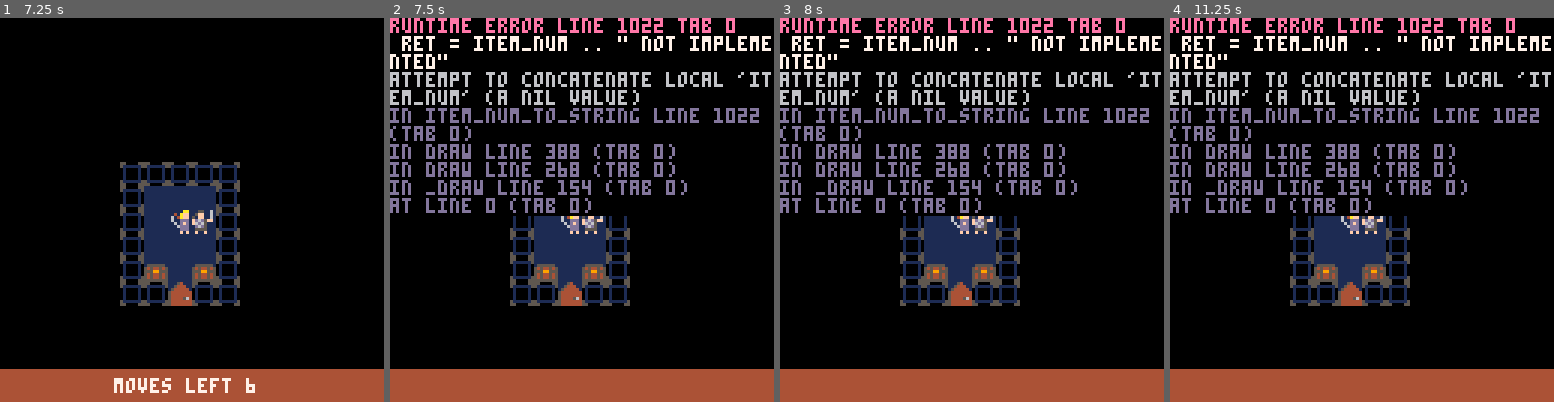
Above: before the commit, frames 1-4 (left to right).
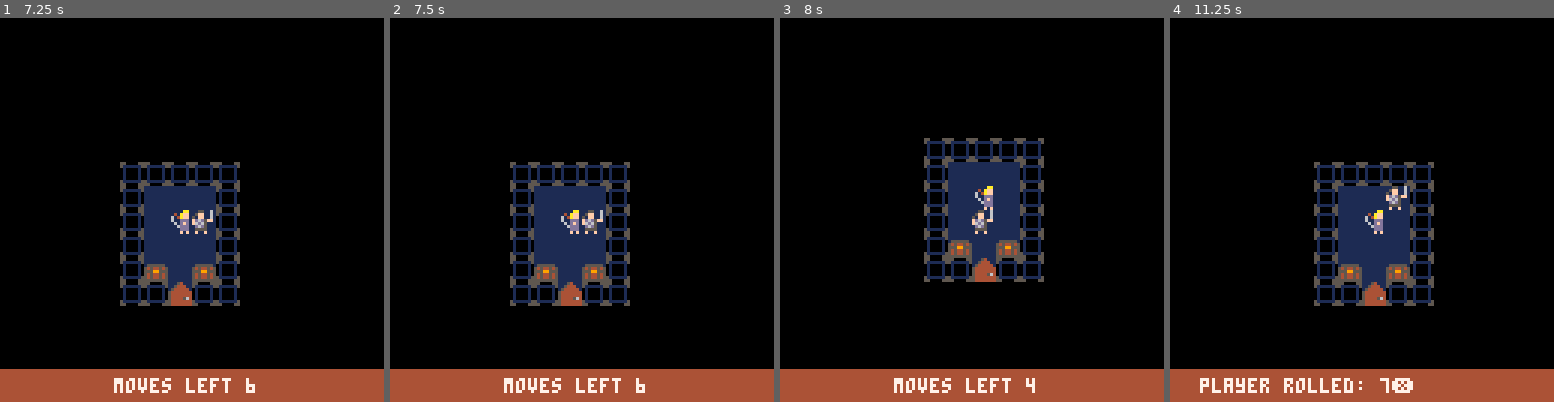
Above: after the commit, the same moments.

Repository: rad-corps/HQuest
Game: PICO-8 cartridge hq.p8
Same seed, same stepped clock (60 frames per second), same inputs: the game is played once before the commit and once after it.
Inputs:
- Up to frame 1 (7.25 s): tap O (Z key) at 0.33, 1.07, 2.22, 3.72, 5.22, 6.72 s; tap Down at 0.7 s; tap X (X key) at 1.43, 2.07, 2.82, 3.57, 4.32, 5.07, 5.82, 6.57 s; hold Up 1.97-2.63 s; hold Right 2.68-3.02 s; hold Down 3.07-3.73 s; hold Left 3.78-4.12 s; hold Up 4.17-4.5 s; hold Left 4.55-5.05 s; hold Right 5.1-5.93 s; hold Up 5.98-6.65 s; hold Right 6.7-7.03 s; hold Down from 7.08 s (still down)
- Up to frame 2 (7.5 s): keep holding Down; tap X (X key) at 7.32 s
- Up to frame 3 (8 s): release Down at 7.75 s; hold Left from 7.8 s (still down)
- Up to frame 4 (11.25 s): tap X (X key) every 0.75 s from 8.07 to 11.07 s; release Left at 8.13 s; hold Up 8.18-8.52 s; tap O (Z key) at 8.22, 9.72, 11.22 s; hold Left 8.57-9.07 s; hold Right 9.12-9.95 s; hold Up 10-10.67 s; hold Right 10.72-11.05 s; hold Down from 11.1 s (still down)

Frame 1 is identical in both runs. In frame 2, 14% of the frame differs, in the area x 0-100%, y 0-98%; in frame 3, 20%; in frame 4, 19%.
Error before the commit: runtime error line 1022 tab 0; ret = item_num .. " not implemented"; attempt to concatenate local 'item_num' (a nil value)

Commit message:
global gold, tightened give menu

Diff:
--- a/hq.p8
+++ b/hq.p8
@@ -34,10 +34,10 @@
 				{17,7}
 			},
 			chest_data = { --x,y,type,amount/strength
-				{2, 22, 2, 1},
-				{4, 22, 2, 1},
-				{22, 22, 2, 1},
-				{21, 22, 2, 1}
+				{2, 22, 2, 0},
+				{4, 22, 3, 0},
+				{22, 22, 1, 50},
+				{21, 22, 1, 100}
 			},
 			end_tile = {6,18}
 		}
@@ -110,6 +110,7 @@
 function _init()
 	app_state = main_menu_state
 	animator = 5
+	gold = 0
 	actors={}
 
 	enemy_type = {}
@@ -286,7 +287,7 @@
 		print("def: " .. p.dp, 50, 20, 7)
 		print("body: " .. p.bp, 90, 20, 7)
 		print("mind: " .. p.mp, 10, 30, 7)
-		print("gold: " .. p.g, 50, 30, 7)
+		print("shared gold: " .. gold, 50, 30, 7)
 		print("items:", 10, 40, 7)
 		local y_offset = 50
 		for it in all(p.items) do
@@ -388,7 +389,8 @@
 				restore_camera()
 				rect(en.x * 8, en.y * 8, en.x * 8 + 7, en.y * 8 + 7, animator)
 			elseif p.state == "give_menu" then
-				print(" \x8b" .. item_num_to_string(p.items[p.item_selection]) .."\x91 give\x97", 5, 120, 7)
+				print(" \x8b" .. item_num_to_string(p.items[p.item_selection]) .."\x91", 5, 120, 7)
+				print("\x97give", 97, 120, 7)
 				--get cell to hilight
 				local mt = p:get_mate()
 				restore_camera()
@@ -567,7 +569,7 @@
 
 	self.human = true
 	self.alive = true
-	self.g = 0
+	--self.g = 0
 	self.items = {}
 	self.bp = self.max_bp
 end
@@ -595,15 +597,24 @@
 end
 
 function player:do_give_menu()
-	if (btnp(5)) then
+	if (btnp(0)) then
+		self.item_selection = max(self.item_selection - 1, 1)
+	elseif (btnp(1)) then
+		self.item_selection = min(self.item_selection + 1, #self.items)
+	elseif (btnp(5)) then --assume we can only get here when already adjacent
 
 		local mate = self:get_mate()
 
 		--copy the item to our mate
 		add(mate.items, self.items[self.item_selection])
 
+		gui.add_message("given " .. item_num_to_string(self.items[self.item_selection]))
+
 		--remove the item from ourselves
 		del(self.items, self.item_selection)
+
+		self.state = "move_or_action"
+
 	end
 end
 
@@ -665,12 +676,12 @@
 					gui.add_message("you found " .. ch.amount .. " gold")
 
 					--add the contents to the player's inventory
-					self.g += ch.amount
-				elseif ch.chest_type == 2 then --item (ch.amount gives us the type)
-					--
-					gui.add_message("you found " .. item_num_to_string(ch.amount))
-
-					add(self.items, ch.amount)
+					--gold is now global
+					--self.g += ch.amount
+					gold += ch.amount
+				elseif ch.chest_type >= 2 then --item
+					gui.add_message("you found " .. item_num_to_string(ch.chest_type))
+					add(self.items, ch.chest_type)
 
 				end
 
@@ -693,7 +704,10 @@
 
 		--check surrounding location for mate. open give menu
 		if self.state != "attack_menu" and ch_opened == false and self:is_player_adjacent() == true then
-			self.state = "give_menu"
+			if #self.items >= 1 then
+				self.state = "give_menu"
+				self.item_selection = 1
+			end
 
 		elseif self.state != "attack_menu" and ch_opened == false and self.ml == 0 then
 			self.state = "move_or_action"
@@ -1023,8 +1037,10 @@
 --helper functions
 function item_num_to_string(item_num)
 	ret = item_num .. " not implemented"
-	if item_num == 1 then
-		ret = "potion of healing"
+	if item_num == 2 then
+		ret = "heal potion"
+	elseif item_num == 3 then
+		ret = "strength potion"
 	end
 	return ret
 end
